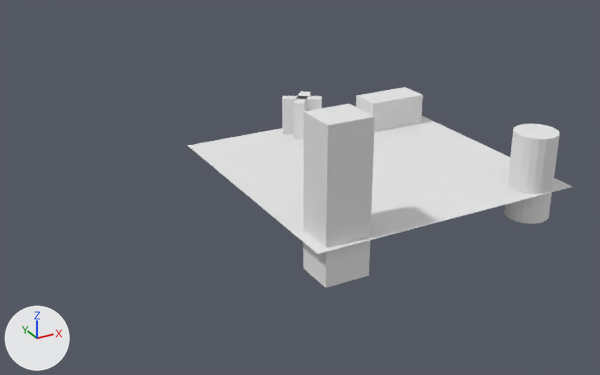
Before and after pictures for a commit that changed the OBJ model src/main/resources/assets/jgems/models/map04/map04.obj.
The view is the same before and after, from a 50 mm lens placed at (-97.7, -145.4, 70.6), pointed at (-18.2, -1.0, -1.6). Arrows for +X, +Y and +Z are at lower left; the lights stay in place. The picture after the commit comes second. Where no turn or scale is listed for an object, it has been applied to the vertices.

Objects in the first picture: 'map04'.
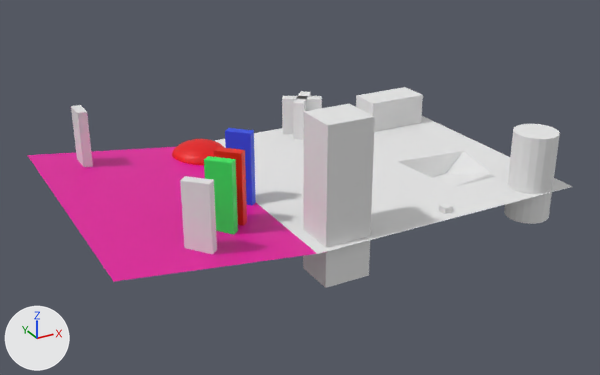
Diff of the bpy script that builds the scene:
```diff
--- a/src/main/resources/assets/jgems/models/map04/map04.obj.py
+++ b/src/main/resources/assets/jgems/models/map04/map04.obj.py
@@ me_плоскость_001 @@
+me_плоскость_001.from_pydata([(-29.0, -31.0, -0.6), (-68.3, -31.0, 4.3), (-29.0, 31.0, -0.6), (-68.3, 31.0, 4.3)], [], [(0, 2, 3, 1)])
+me_плоскость_001.materials.append(mat_материал_004)  # pink #e700a1
@@ me_куб_004 @@
+me_куб_004.from_pydata([(-35.0, -2.1, -0.7), (-35.0, -2.1, 15.3), (-31.2, -5.9, -0.7), (-31.2, -5.9, 15.3), (-36.4, -3.5, -0.7), (-36.4, -3.5, 15.3), (-32.7, -7.3, -0.7), (-32.7, -7.3, 15.3)], [], [(0, 1, 3, 2), (2, 3, 7, 6), (6, 7, 5, 4), (4, 5, 1, 0), (2, 6, 4, 0), (7, 3, 1, 5)])
+me_куб_004.materials.append(mat_материал_005)  # blue #2d4de7
@@ me_куб_003 @@
+me_куб_003.from_pydata([(-51.7, -21.0, -0.7), (-51.7, -21.0, 15.3), (-47.9, -24.8, -0.7), (-47.9, -24.8, 15.3), (-53.1, -22.4, -0.7), (-53.1, -22.4, 15.3), (-49.4, -26.2, -0.7), (-49.4, -26.2, 15.3)], [], [(0, 1, 3, 2), (2, 3, 7, 6), (6, 7, 5, 4), (4, 5, 1, 0), (2, 6, 4, 0), (7, 3, 1, 5)])
+me_куб_003.materials.append(mat_материал_003)  # white #e7e7e7
@@ me_куб_002 @@
+me_куб_002.from_pydata([(-44.5, -14.3, -0.7), (-44.5, -14.3, 15.3), (-40.8, -18.1, -0.7), (-40.8, -18.1, 15.3), (-45.9, -15.7, -0.7), (-45.9, -15.7, 15.3), (-42.2, -19.5, -0.7), (-42.2, -19.5, 15.3)], [], [(0, 1, 3, 2), (2, 3, 7, 6), (6, 7, 5, 4), (4, 5, 1, 0), (2, 6, 4, 0), (7, 3, 1, 5)])
+me_куб_002.materials.append(mat_материал)  # green #37e75e
@@ me_куб_001 @@
+me_куб_001.from_pydata([(-41.1, -10.9, -0.7), (-41.1, -10.9, 15.3), (-37.3, -14.7, -0.7), (-37.3, -14.7, 15.3), (-42.5, -12.3, -0.7), (-42.5, -12.3, 15.3), (-38.8, -16.1, -0.7), (-38.8, -16.1, 15.3)], [], [(0, 1, 3, 2), (2, 3, 7, 6), (6, 7, 5, 4), (4, 5, 1, 0), (2, 6, 4, 0), (7, 3, 1, 5)])
+me_куб_001.materials.append(mat_материал_001)  # red #e71d00
@@ ob_сфера @@
+ob_сфера = bpy.data.objects.new('Сфера', me_сфера)  # a UV sphere (32 segments, 16 rings, poles along z) spanning x -37.76..-24.97, y 17.04..29.84, z -3.25..3.25; in mat_материал_002 (red #e70005)
+ob_сфера.location = (0.0, 0.0, 0.0)
@@ ob_плоскость_001 @@
+ob_плоскость_001 = bpy.data.objects.new('Плоскость.001', me_плоскость_001)
+ob_плоскость_001.location = (0.0, 0.0, 0.0)
@@ ob_куб_004 @@
+ob_куб_004 = bpy.data.objects.new('Куб.004', me_куб_004)
+ob_куб_004.location = (0.0, 0.0, 0.0)
@@ ob_куб_003 @@
+ob_куб_003 = bpy.data.objects.new('Куб.003', me_куб_003)
+ob_куб_003.location = (0.0, 0.0, 0.0)
@@ ob_куб_002 @@
+ob_куб_002 = bpy.data.objects.new('Куб.002', me_куб_002)
+ob_куб_002.location = (0.0, 0.0, 0.0)
@@ ob_куб_001 @@
+ob_куб_001 = bpy.data.objects.new('Куб.001', me_куб_001)
+ob_куб_001.location = (0.0, 0.0, 0.0)
@@ ob_куб @@
+ob_куб = bpy.data.objects.new('Куб', me_куб)  # a box spanning x -58.7..-56.7, y 21.3..26.6, z -0.7..15.3; in mat_материал_006 (white #e7e7e7)
+ob_куб.location = (0.0, 0.0, 0.0)
@@ ob_cube @@
+ob_cube = bpy.data.objects.new('Cube', me_cube)  # a box spanning x -1.0..1.0, y -28.97..-26.97, z -1.0..1.0; in mat_material (white #e7e7e7)
+ob_cube.location = (0.0, 0.0, 0.0)
```

Location of each change, (x1, y1, x2, y2) in pixels of the pictures (600 x 375 px):
'Плоскость.001', added (pink)
    after: (27, 147, 326, 281)
'Куб.003', added
    after: (180, 176, 217, 254)
'Куб.002', added (green)
    after: (204, 156, 238, 235)
'Куб.004', added (blue)
    after: (225, 128, 256, 205)
'Куб.001', added (red)
    after: (214, 147, 247, 226)
'Куб', added
    after: (71, 105, 93, 167)
'Сфера', added (red)
    after: (172, 139, 224, 165)
'Cube', added
    after: (438, 203, 453, 214)
